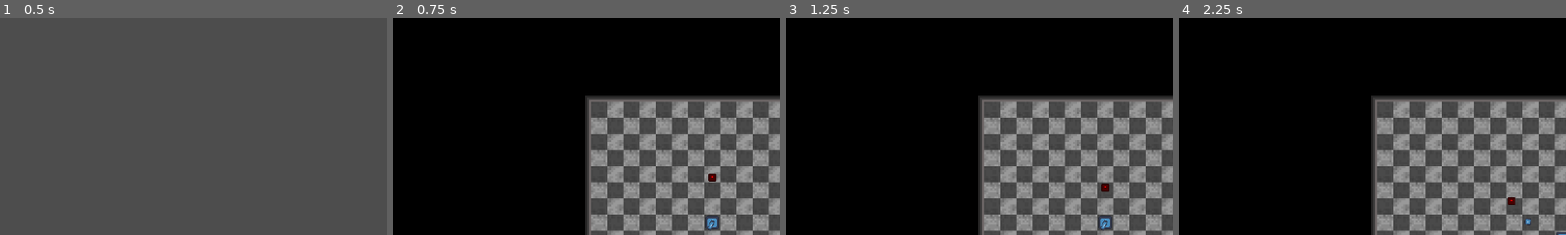
Above: before the commit, frames 1-4 (left to right).
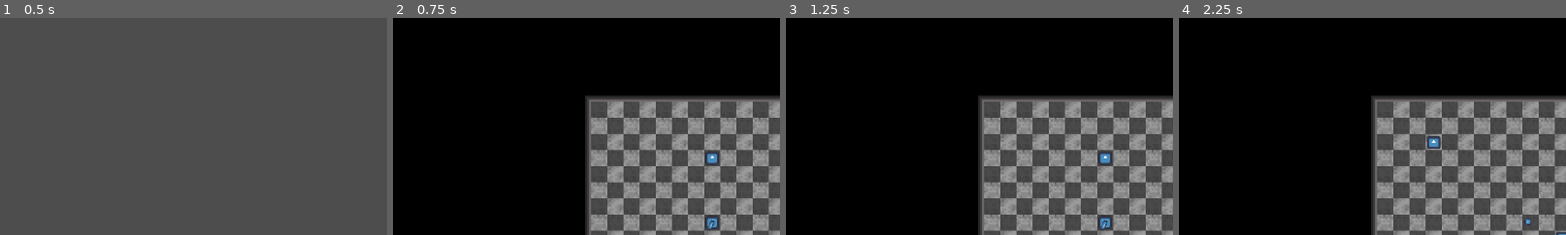
Above: after the commit, the same moments.

Repository: Mop82/YAYOE
Game: Godot game, scene res://Scenes/Game Scene.tscn
Same seed, same stepped clock (60 frames per second), same inputs: the game is played once before the commit and once after it. The engine's default icon, where the game draws it, is replaced by a stand-in: a white triangle on a blue panel in a dark square.
Inputs (mouse positions are % of the whole screen's width and height, from its top left):
- Up to frame 1 (0.5 s): no input
- Up to frame 2 (0.75 s): click "START" at 0.5 s
- Up to frame 3 (1.25 s): no input
- Up to frame 4 (2.25 s): move the mouse to (72, 45) at 1.27 s; press the mouse at (72, 45) at 1.28 s; hold D (Right) 1.28-2.03 s; move the mouse to (30, 55) at 2.02 s; release the mouse at (30, 55) at 2.03 s; hold S (Down) from 2.03 s (still down); click (30, 55) at 2.1 s
The pictures show only the part of the screen within x 8-58%, y 1-51%; the shares and areas given below are measured in that part.

Frame 1 is identical in both runs. In frame 2, 0.2% of the frame differs, in the area x 80-85%, y 61-76%; in frame 3, 0.2%; in frame 4, 0.3%, in the area x 63-87%, y 54-87%.

Commit message:
update level editing

Diff:
--- /dev/null
+++ b/Scenes/Enemy/Mirror/Mirror.gd
@@ -0,0 +1,44 @@
+extends Enemy
+class_name Mirror
+
+
+var jump_time = 0.2
+var jump_speed = 35
+var can_jump = true
+
+var target_position = Vector2.ZERO
+
+func _ready() -> void:
+	target_position = global_position
+
+func _physics_process(delta: float) -> void:
+	movement(delta)
+	move_and_slide()
+
+func movement(delta):
+
+	velocity = target_position - global_position
+	velocity *= jump_speed
+
+	if can_jump == false:
+		return
+
+	var dir = Vector2.ZERO
+
+	if Input.is_action_pressed("Right"):
+		dir = Vector2(-1, 0)
+
+	if Input.is_action_pressed("Left"):
+		dir = Vector2(1, 0)
+
+	if Input.is_action_pressed("Up"):
+		dir = Vector2(0, 1)
+
+	if Input.is_action_pressed("Down"):
+		dir = Vector2(0, -1)
+
+	if dir != Vector2.ZERO:
+		target_position = global_position + dir * 8
+		can_jump = false
+		await get_tree().create_timer(jump_time).timeout
+		can_jump = true
--- a/Scenes/Enemy/Mirror/Mirror.tscn
+++ b/Scenes/Enemy/Mirror/Mirror.tscn
@@ -1,3 +1,12 @@
-[gd_scene format=3 uid="uid://m303mstp0jly"]
+[gd_scene load_steps=3 format=3 uid="uid://m303mstp0jly"]
+
+[ext_resource type="Script" path="res://Scenes/Enemy/Mirror/Mirror.gd" id="1_36xp5"]
+[ext_resource type="Texture2D" uid="uid://dfjiv8n7vunfd" path="res://icon.svg" id="2_k41f4"]
 
 [node name="Mirror" type="CharacterBody2D"]
+script = ExtResource("1_36xp5")
+
+[node name="Icon" type="Sprite2D" parent="."]
+position = Vector2(0, 3.8147e-06)
+scale = Vector2(0.05, 0.05)
+texture = ExtResource("2_k41f4")
--- a/Scenes/Level/LevelArrangements/LevelArrangementBase.tscn
+++ b/Scenes/Level/LevelArrangements/LevelArrangementBase.tscn
@@ -3,7 +3,7 @@
 [ext_resource type="Script" path="res://Scenes/Level/LevelArrangements/LevelArrangementBase.gd" id="1_28b7k"]
 [ext_resource type="Texture2D" uid="uid://cgcb6tuy7xq48" path="res://Assets/Tiles/Checker.png" id="1_bgrdu"]
 [ext_resource type="PackedScene" uid="uid://d3imsyijosk0k" path="res://Systems/EnemySpawner/EnemySpawner.tscn" id="3_ugwwa"]
-[ext_resource type="PackedScene" uid="uid://crpmhwwc3l0b3" path="res://Scenes/Enemy/Dasher/Dasher.tscn" id="4_3uxgt"]
+[ext_resource type="PackedScene" uid="uid://m303mstp0jly" path="res://Scenes/Enemy/Mirror/Mirror.tscn" id="4_6ohop"]
 
 [sub_resource type="TileSetAtlasSource" id="TileSetAtlasSource_niwnj"]
 texture = ExtResource("1_bgrdu")
@@ -40,5 +40,5 @@
 [node name="Enemies" type="Node2D" parent="."]
 
 [node name="EnemySpawner" parent="Enemies" instance=ExtResource("3_ugwwa")]
-position = Vector2(-4, -28)
-spawn_item = ExtResource("4_3uxgt")
+position = Vector2(-4, -36)
+spawn_item = ExtResource("4_6ohop")
